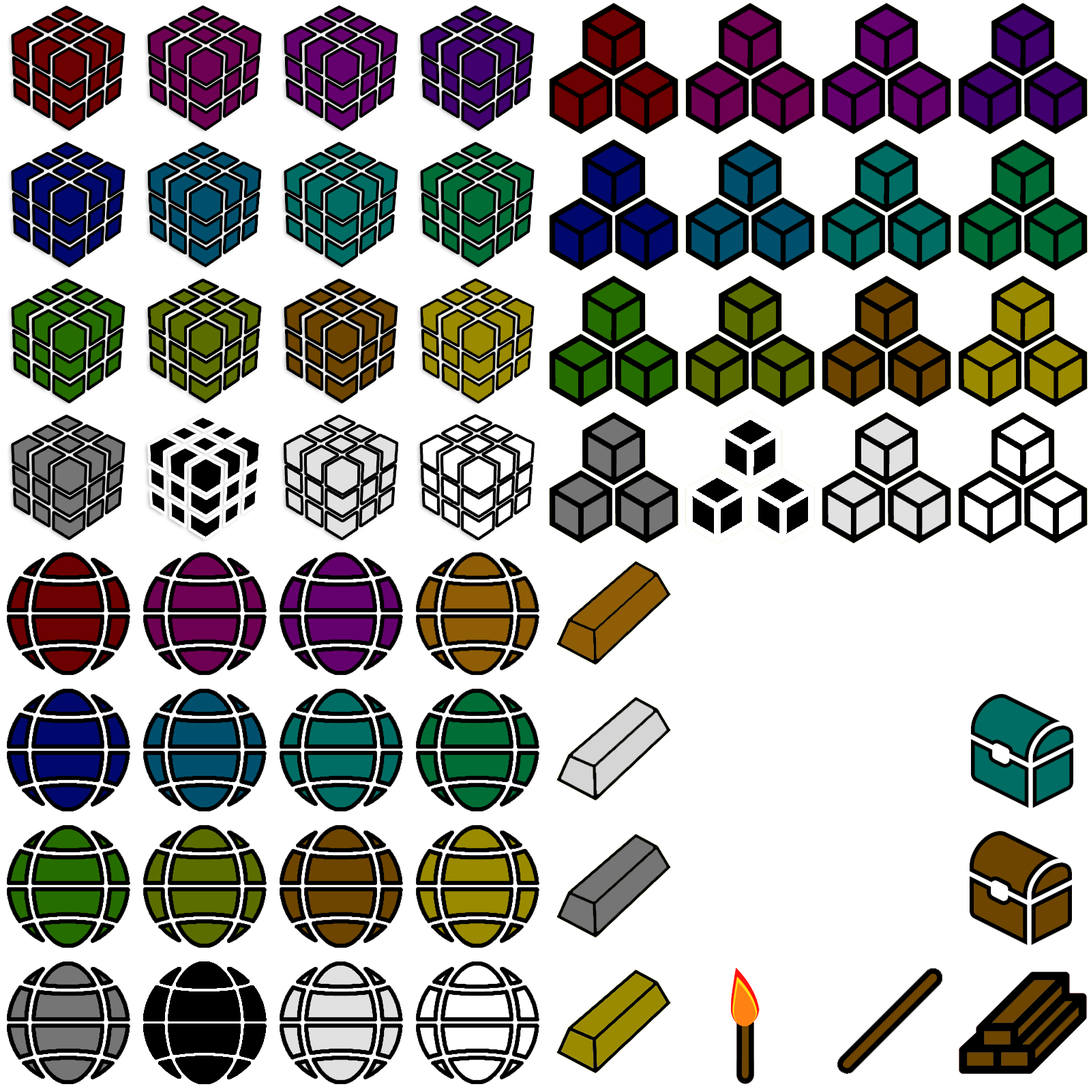
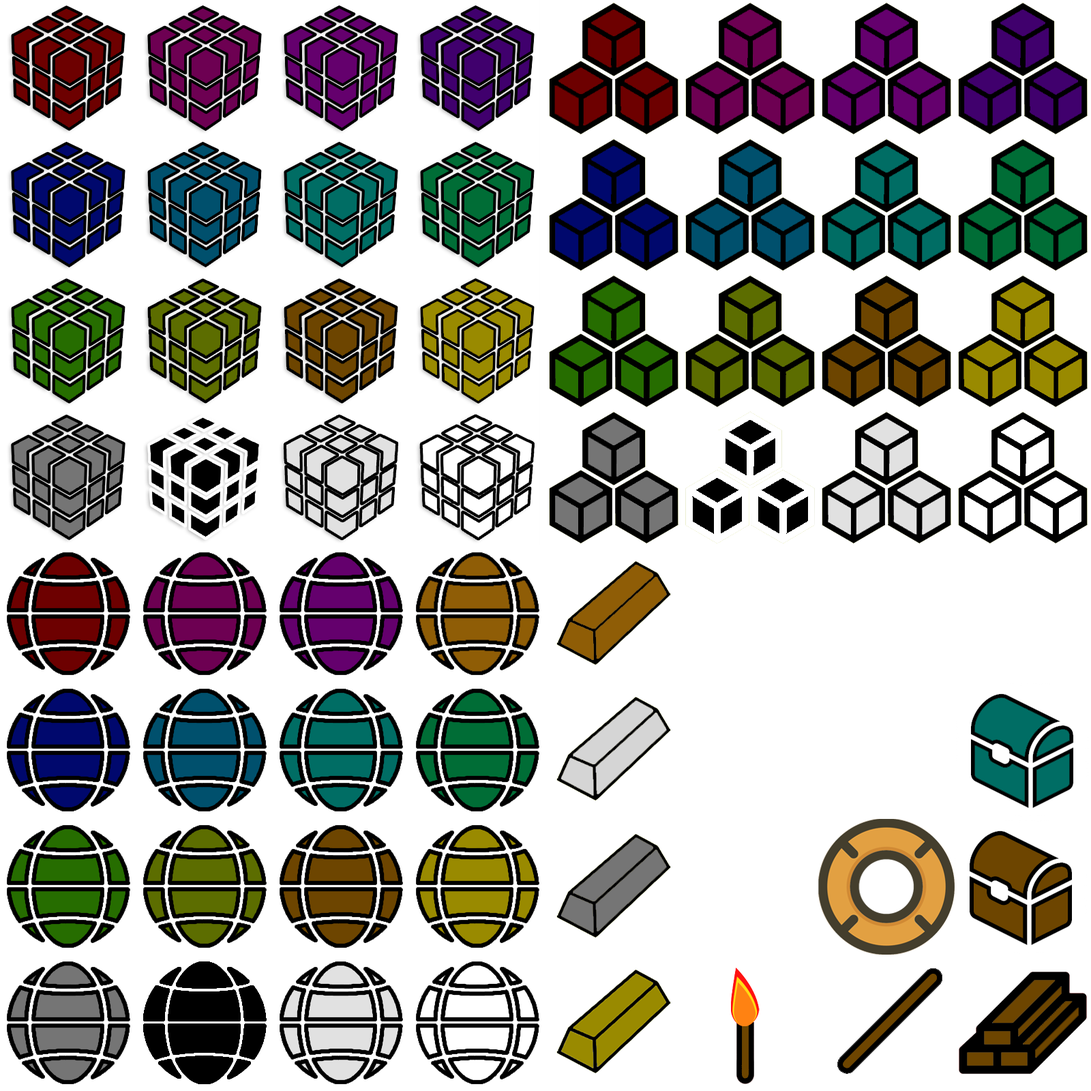
Layers edited between the first and the second w=1091, h=1091 image:
added layer "Layer 10" above "Layer 9" over [818, 819, 956, 956]
